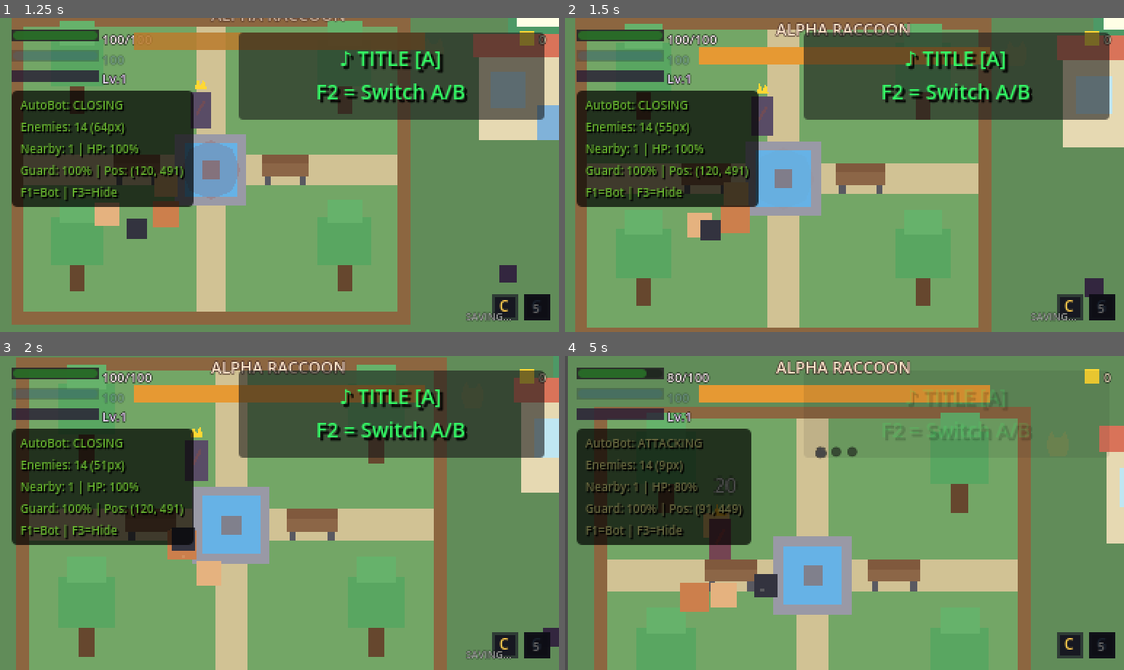
Above: before the commit, frames 1-4 (two rows, left to right).
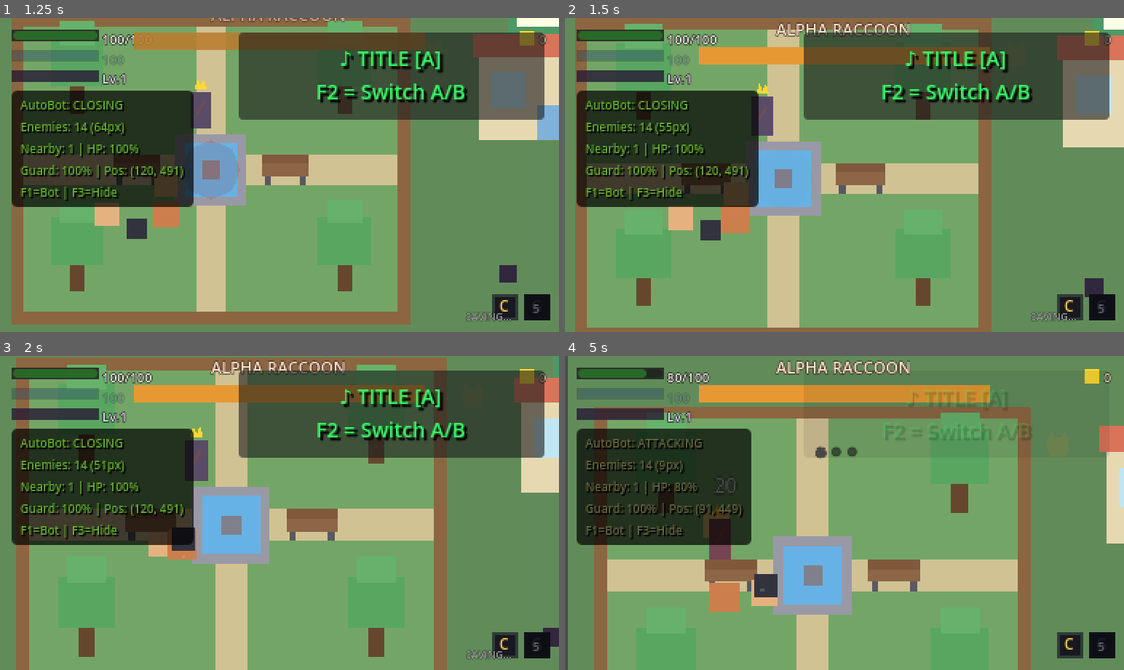
Above: after the commit, the same moments.

Repository: anthonyscry/momi-chronicles
Game: Godot game, scene res://ui/menus/title_screen.tscn
The game is run twice, just before and just after one commit, with the same random seed, the same clock (stepped at 60 frames per second) and the same inputs.
Inputs (mouse positions are in pixels of both pictures, inside the frame that each line leads up to):
- Up to frame 1 (1.25 s): click "Start Game" at 0.5 s
- Up to frame 2 (1.5 s): tap Enter (ui_accept) at 1.25 s; move the mouse to (967, 159) at 1.27 s; hold D (move_right) from 1.28 s (still down); hold Space (attack) from 1.28 s (still down); click (967, 159) at 1.42 s
- Up to frame 3 (2 s): keep holding D (move_right); keep holding Space (attack); tap Enter (ui_accept) at 1.52 s
- Up to frame 4 (5 s): move the mouse to (732, 528) at 2.02 s; release D (move_right) at 2.03 s; release Space (attack) at 2.03 s; hold S (move_down) 2.03-2.78 s; tap V (block) at 2.1 s; tap Enter (ui_accept) at 2.27, 3.77, 4.52 s; move the mouse to (900, 443) at 2.77 s; hold D (move_right) 2.78-3.53 s; hold Q (cycle_companion) 2.78-3.53 s; move the mouse to (816, 575) at 3.52 s; hold W (move_up) 3.53-4.28 s; tap X (dodge) at 3.6 s; click (816, 575) at 3.67 s; move the mouse to (1012, 560) at 4.27 s; hold A (move_left) from 4.28 s (still down); hold E (interact) from 4.28 s (still down)

Frame 1 is identical in both runs. In frame 2, 0.5% of the frame differs, in the area x 18-27%, y 59-70%; in frame 3, 0.4%; in frame 4, 1.1%, in the area x 20-39%, y 71-82%.
Error after the commit: Parse Error: Cannot find member "INVINCIBLE" in base "item_database.gd.EffectType". (res://systems/inventory/inventory.gd:165)

Commit message:
fix(28-01): fix Revival Bone and Antidote item effects
- REVIVE: find first knocked-out companion, call revive_companion()
- REVIVE: return false (don't consume) when no companion knocked out
- CURE_STATUS: rename cure_poison() to clear_poison() matching health_component
- Fix indentation bug in CURE_STATUS block (hp ref outside scope)

Diff:
--- a/systems/inventory/inventory.gd
+++ b/systems/inventory/inventory.gd
@@ -125,6 +125,10 @@
 
 		ItemDatabase.EffectType.BUFF_ATTACK:
 			_apply_buff(ItemDatabase.EffectType.BUFF_ATTACK, value, item_data.get("duration", 30.0))
+			# Energy Treat: apply all three buffs at once
+			if item_data.get("all_buffs", false):
+				_apply_buff(ItemDatabase.EffectType.BUFF_SPEED, value, item_data.get("duration", 30.0))
+				_apply_buff(ItemDatabase.EffectType.BUFF_DEFENSE, value, item_data.get("duration", 30.0))
 			_spawn_buff_effect(target, item_data.get("color", Color.ORANGE))
 			return true
 
@@ -145,11 +149,37 @@
 			# Fallback if no guard component - just succeed
 			return true
 
+		ItemDatabase.EffectType.CURE_STATUS:
+			# Cure poison and other negative effects
+			if target.has_node("HealthComponent"):
+				var hp = target.get_node("HealthComponent")
+				if hp.has_method("clear_poison"):
+					hp.clear_poison()
+				# Also clear poison visual via modulate reset
+				if target.has_node("Sprite2D"):
+					target.get_node("Sprite2D").modulate = Color.WHITE
+				_spawn_buff_effect(target, Color(0.2, 1.0, 0.4))
+				return true
+			return true  # Succeed even without target (clears status)
+
+		ItemDatabase.EffectType.INVINCIBLE:
+			# Brief invincibility (smoke bomb)
+			if target.has_node("Hurtbox"):
+				var hurtbox_node = target.get_node("Hurtbox")
+				hurtbox_node.start_invincibility(value)
+				_spawn_smoke_effect(target)
+				return true
+			return false
+
 		ItemDatabase.EffectType.REVIVE:
-			# Will be used by party system
-			if GameManager.has_method("get") and GameManager.get("party_manager"):
-				# Find first knocked out companion in ring menu selection
-				# For now, just return true - proper implementation in 16-04
+			# Revive first knocked-out companion
+			if GameManager.party_manager:
+				var knocked = GameManager.party_manager.knocked_out
+				if knocked.is_empty():
+					return false  # No one to revive — don't consume item
+				var companion_id = knocked.keys()[0]
+				GameManager.party_manager.revive_companion(companion_id, value)
+				_spawn_buff_effect(target, Color(1.0, 0.95, 0.5))  # Gold glow
 				return true
 			return false
 
@@ -167,6 +197,12 @@
 			target.global_position, color
 		)
 
+func _spawn_smoke_effect(target: Node) -> void:
+	if has_node("/root/EffectsManager"):
+		get_node("/root/EffectsManager").spawn_pickup_effect(
+			target.global_position, Color(0.5, 0.5, 0.5, 0.8)
+		)
+
 # =============================================================================
 # BUFF SYSTEM
 # =============================================================================
